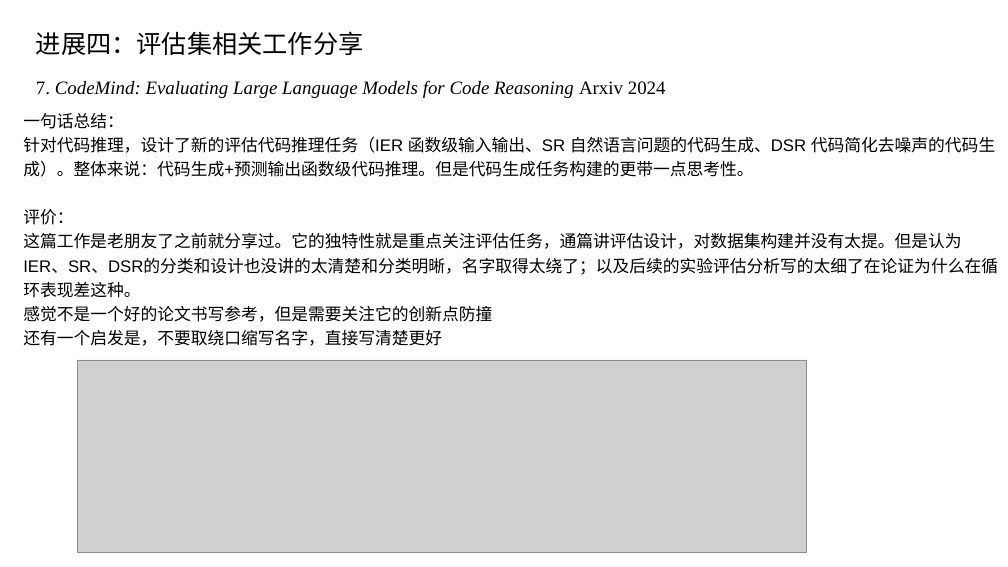
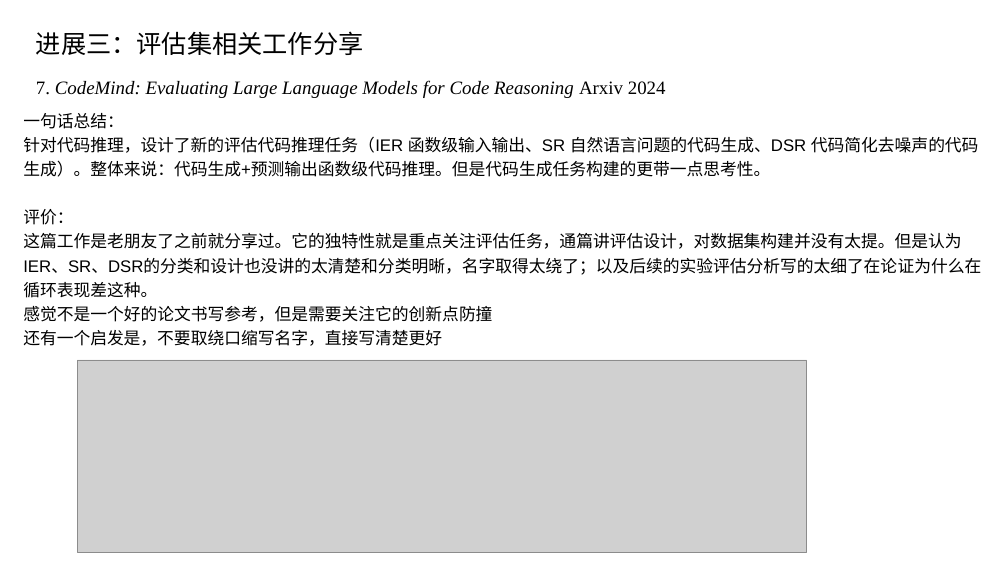
Before and after one commit to caoye04/TreecEva, a slide deck: slide 26 of 组会记录/组会0122.pptx (slide 23 before the commit). Drawn at 1008x567 pixels with LibreOffice and Linux fonts; fonts in the diff are those of the drawing; grey boxes stand for pictures. Boxes give left, top, right and bottom in pixels: in the first picture for what was removed or moved away, otherwise in the second. Text is boxed around its words. In the diff, an @@ line names an element or a change of style, - is before the commit and + after.

```diff
--- a/组会记录/组会0122.pptx
+++ b/组会记录/组会0122.pptx
@@ text at bbox=[36, 31, 364, 55]: text changed @@
-进展四：评估集相关工作分享
+进展三：评估集相关工作分享
@@ rectangle "一句话总结：": place and size @@
-rectangle "一句话总结：" at bbox=[16, 103, 1008, 353]
+rectangle "一句话总结：" at bbox=[16, 103, 992, 355]
```
Also in this commit, not shown: 22 other slides changed, 3 slides added, 6 other files.
